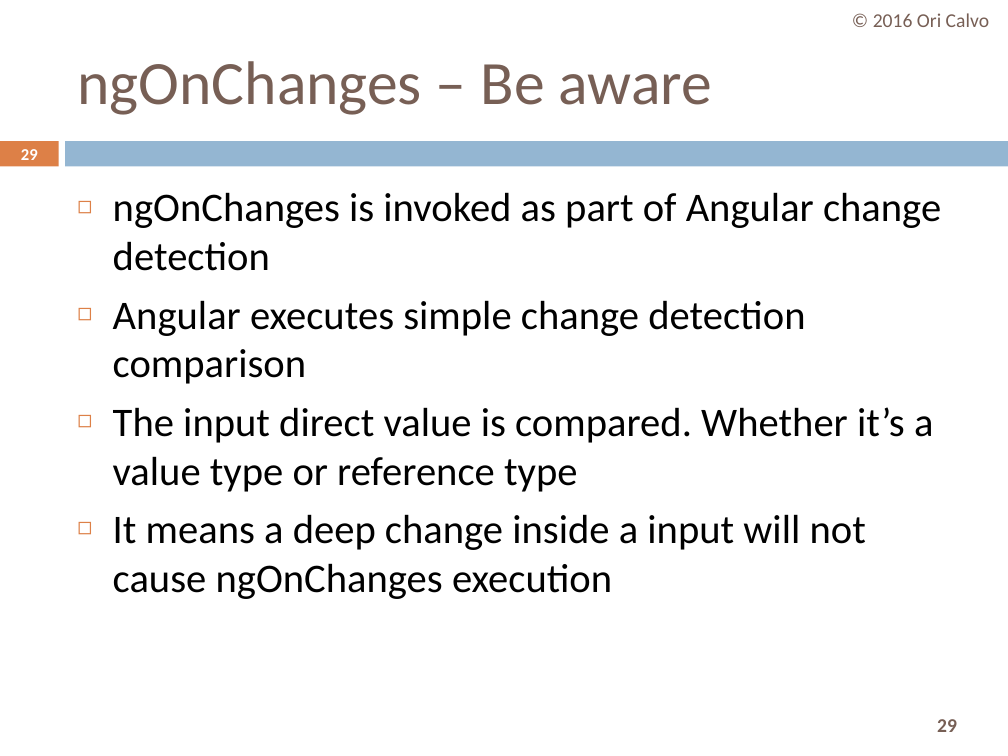
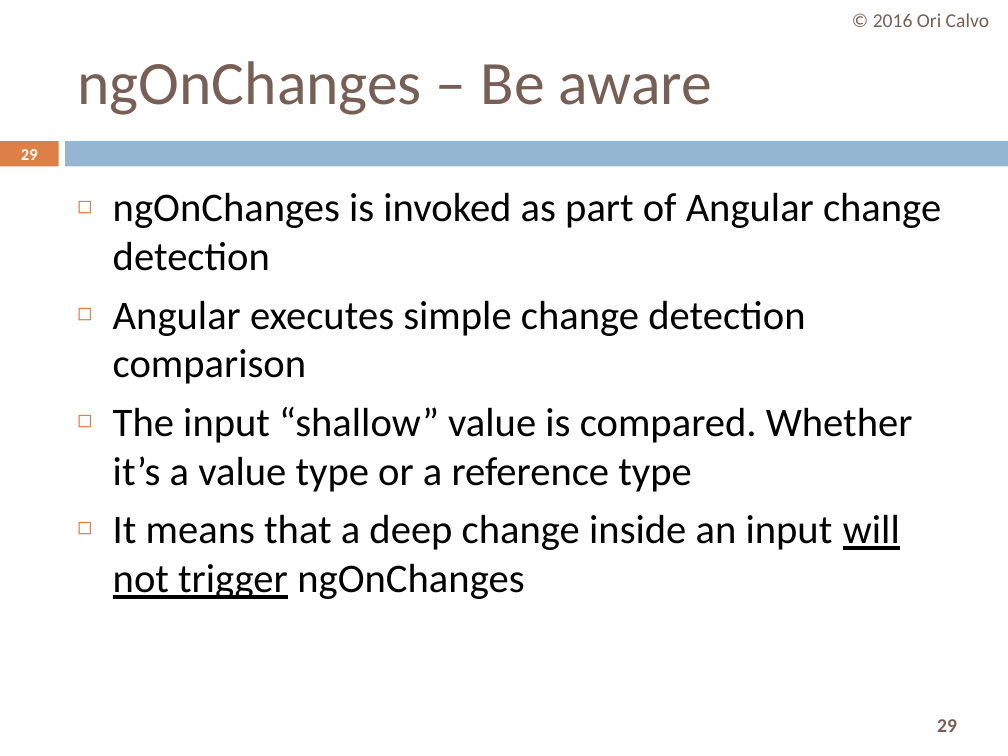
Before and after one commit to oricalvo/course-angular, a slide deck: slide 29 of PPTs/06 Advanced Components.pptx. Drawn at 1008x756 pixels with LibreOffice and Linux fonts; fonts in the diff are those of the drawing. Boxes give left, top, right and bottom in pixels: in the first picture for what was removed or moved away, otherwise in the second. Text is boxed around its words. In the diff, an @@ line names an element or a change of style, - is before the commit and + after.

```diff
--- a/PPTs/06 Advanced Components.pptx
+++ b/PPTs/06 Advanced Components.pptx
@@ text at [113, 407, 913, 599]: text changed @@
-◻ The input direct value is compared. Whether it’s a value type or reference type
-◻ It means a deep change inside a input will not cause ngOnChanges execution
+◻ The input “shallow” value is compared. Whether it’s a value type or a reference type
+◻ It means that a deep change inside an input will not trigger ngOnChanges
```
Also in this commit, not shown: 4 other slides changed, 1 other file.
